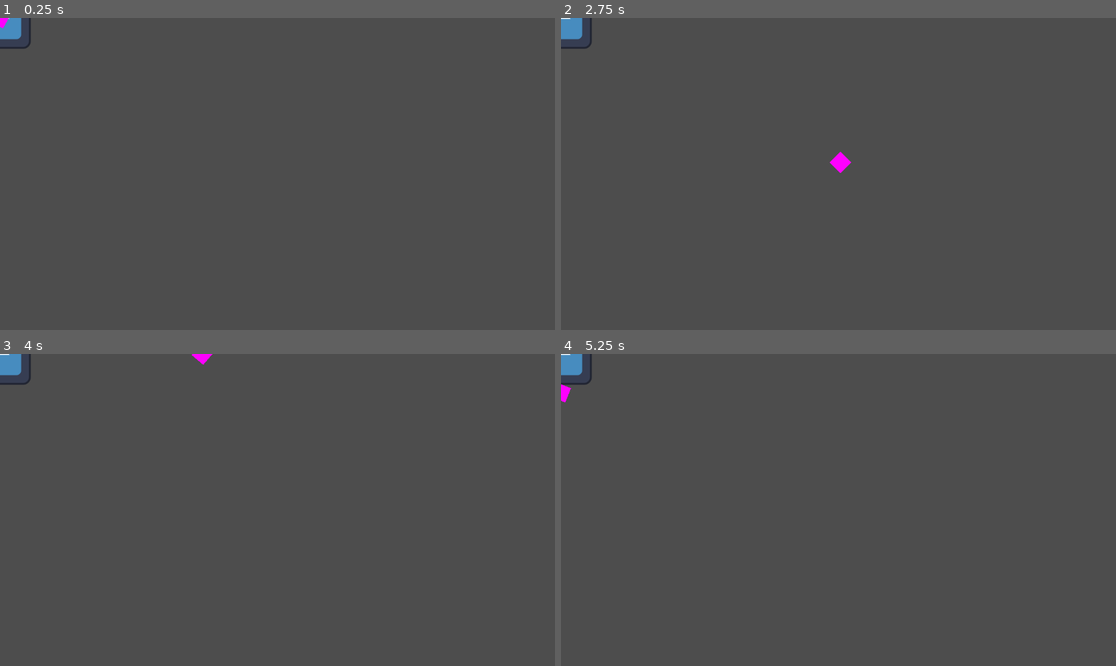
Above: before the commit, frames 1-4 (two rows, left to right).
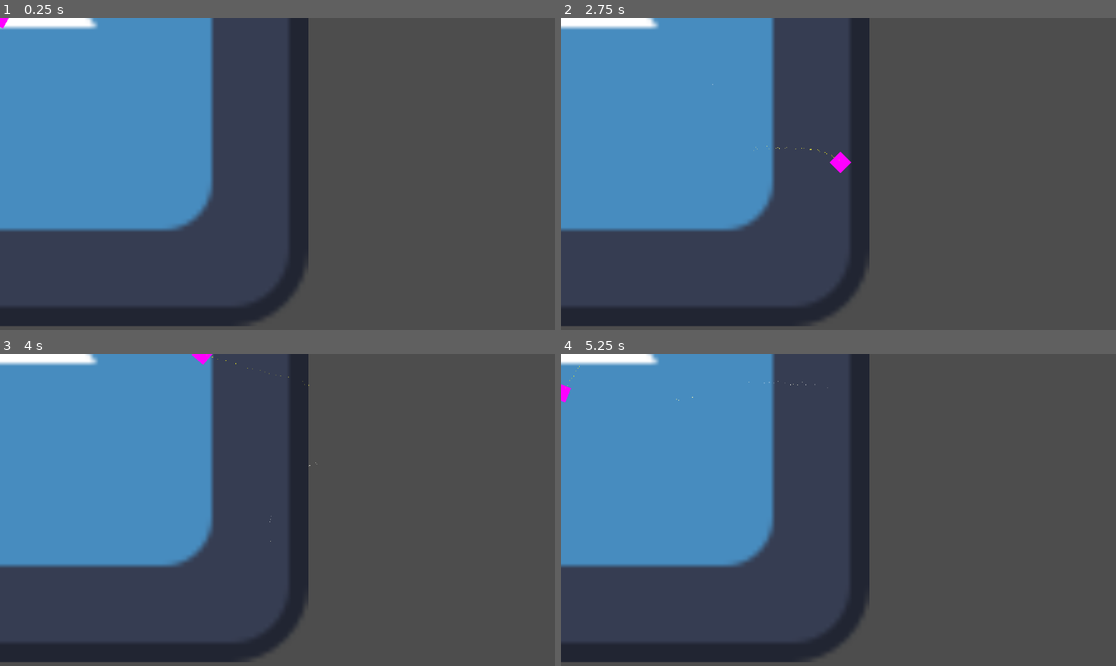
Above: after the commit, the same moments.

Repository: Jibby-Games/PizzaJam11
Game: Godot game, scene res://levels/bar.tscn
Two runs of this game, one before a commit and one after it. Both use one fixed random seed, a clock stepped at 60 frames per second and the inputs below. This scene is started directly instead of the project's main scene. The engine's default icon, where the game draws it, is replaced by a stand-in: a white triangle on a blue panel in a dark square.
Inputs (mouse positions are in pixels of both pictures, inside the frame that each line leads up to):
- Up to frame 1 (0.25 s): no input
- Up to frame 2 (2.75 s): tap Enter at 0.5 s; move the mouse to (960, 158) at 0.52 s; press the mouse at (960, 158) at 0.53 s; hold D (right) 0.53-1.28 s; move the mouse to (727, 189) at 1.27 s; release the mouse at (727, 189) at 1.28 s; hold S (down) 1.28-2.03 s; click (727, 189) at 1.35 s; move the mouse to (894, 105) at 2.02 s; press the mouse at (894, 105) at 2.03 s; hold D (right) from 2.03 s (still down)
- Up to frame 3 (4 s): move the mouse to (249, 572) at 2.77 s; release D (right) at 2.78 s; release the mouse at (249, 572) at 2.78 s; hold W (up) 2.78-3.53 s; click (249, 572) at 2.85 s; move the mouse to (444, 556) at 3.52 s; press the mouse at (444, 556) at 3.53 s; hold A (left) from 3.53 s (still down)
- Up to frame 4 (5.25 s): move the mouse to (672, 463) at 4.27 s; release the mouse at (672, 463) at 4.28 s; click (672, 463) at 4.35 s; move the mouse to (866, 510) at 5.02 s; release A (left) at 5.03 s; press the mouse at (866, 510) at 5.03 s; hold S (down) from 5.03 s (still down)

The runs differ from the first frame. In frame 1, 33% of the frame differs, in the area x 0-56%, y 0-99%; in frame 2, 33%; in frame 3, 33%; in frame 4, 33%.

Commit message:
added pissing

Diff:
--- a/levels/bar.tscn
+++ b/levels/bar.tscn
@@ -6,6 +6,7 @@
 [node name="Bar" type="Node2D"]
 
 [node name="Sprite2D" type="Sprite2D" parent="."]
+scale = Vector2(10, 10)
 texture = ExtResource("1_wwnya")
 
 [node name="Player" parent="." instance=ExtResource("2_fp0kv")]
--- a/player/player.gd
+++ b/player/player.gd
@@ -7,3 +7,15 @@
 	var move_input = Input.get_vector("left", "right", "up", "down")
 	velocity = move_input * speed
 	move_and_slide()
+
+func _unhandled_input(event: InputEvent) -> void:
+	if event.is_action_pressed("piss"):
+		start_piss()
+	if event.is_action_released("piss"):
+		stop_piss()
+
+func start_piss() -> void:
+	$PissParticles.emitting = true
+
+func stop_piss() -> void:
+	$PissParticles.emitting = false
--- a/player/player.tscn
+++ b/player/player.tscn
@@ -8,6 +8,9 @@
 [sub_resource type="CircleShape2D" id="CircleShape2D_wxqhe"]
 radius = 16.0
 
+[sub_resource type="Gradient" id="Gradient_g15lx"]
+colors = PackedColorArray(1, 0.966577, 0, 1, 1, 1, 1, 1)
+
 [node name="Player" type="CharacterBody2D"]
 script = ExtResource("1_o6sg5")
 
@@ -16,3 +19,25 @@
 
 [node name="CollisionShape2D" type="CollisionShape2D" parent="."]
 shape = SubResource("CircleShape2D_wxqhe")
+
+[node name="PissParticles" type="CPUParticles2D" parent="."]
+emitting = false
+amount = 60
+lifetime = 1.5
+explosiveness = 0.1
+randomness = 0.25
+lifetime_randomness = 0.32
+spread = 2.5
+gravity = Vector2(0, 0)
+initial_velocity_min = 250.0
+initial_velocity_max = 250.0
+damping_min = 310.0
+damping_max = 330.0
+angle_min = -720.0
+angle_max = 720.0
+scale_amount_min = 0.5
+scale_amount_max = 1.5
+color_ramp = SubResource("Gradient_g15lx")
+
+[node name="PissRaycast" type="RayCast2D" parent="."]
+target_position = Vector2(100, 0)
--- a/project.godot
+++ b/project.godot
@@ -36,6 +36,11 @@
 "events": [Object(InputEventKey,"resource_local_to_scene":false,"resource_name":"","device":-1,"window_id":0,"alt_pressed":false,"shift_pressed":false,"ctrl_pressed":false,"meta_pressed":false,"pressed":false,"keycode":0,"physical_keycode":68,"key_label":0,"unicode":100,"echo":false,"script":null)
 ]
 }
+piss={
+"deadzone": 0.5,
+"events": [Object(InputEventMouseButton,"resource_local_to_scene":false,"resource_name":"","device":-1,"window_id":0,"alt_pressed":false,"shift_pressed":false,"ctrl_pressed":false,"meta_pressed":false,"button_mask":1,"position":Vector2(174, 20),"global_position":Vector2(178, 61),"factor":1.0,"button_index":1,"canceled":false,"pressed":true,"double_click":false,"script":null)
+]
+}
 
 [rendering]
 
Not shown: 1 places in player/player.tscn that only renumber resources
